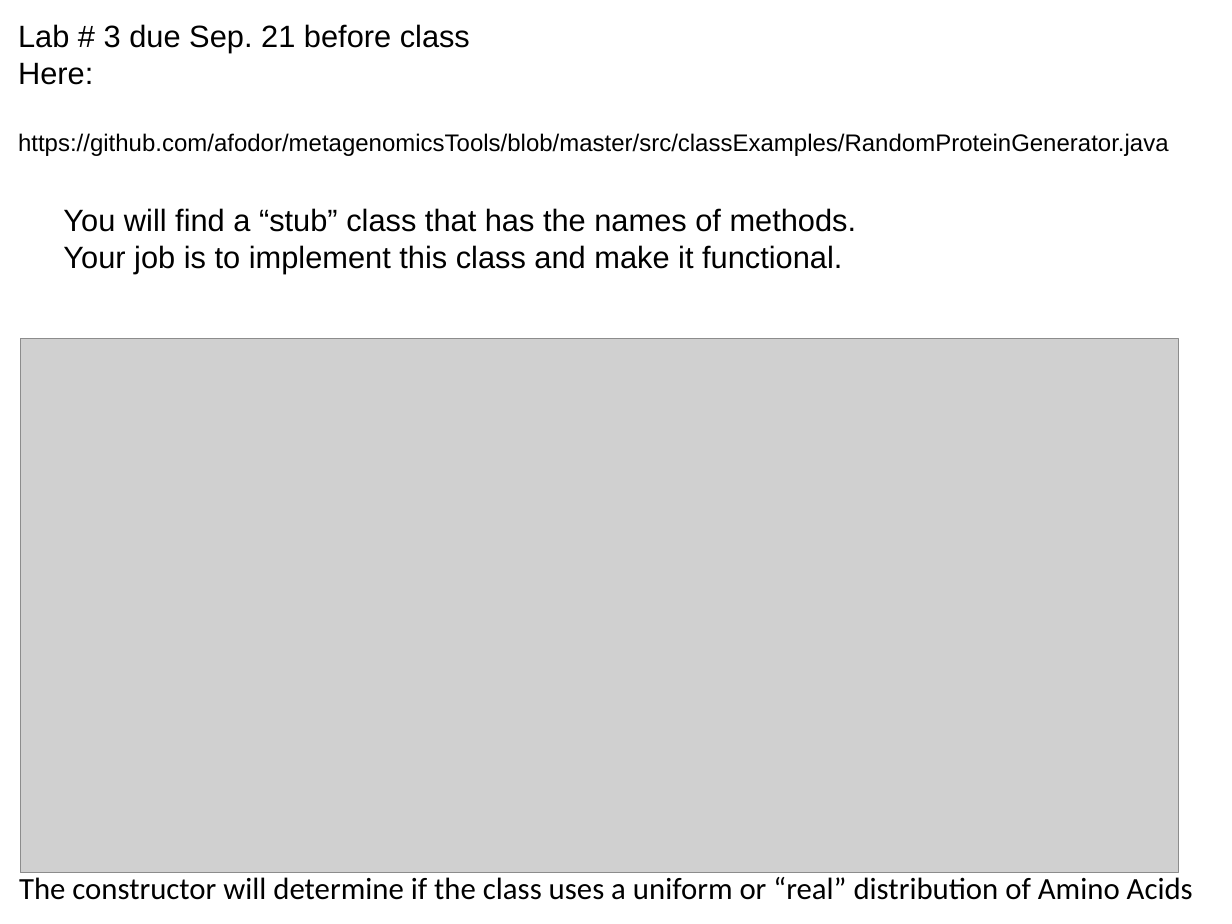
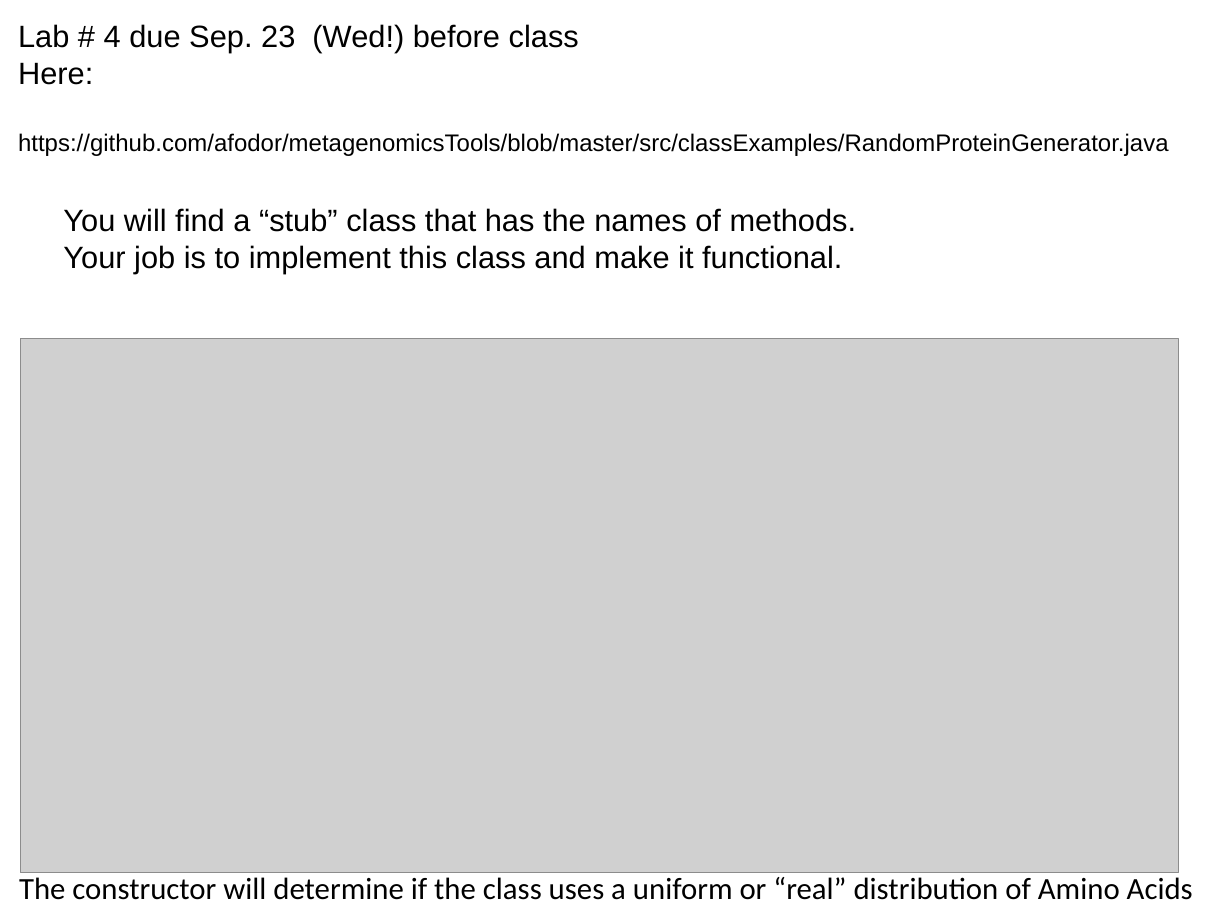
Before and after one commit to afodor/afodor.github.io, a slide deck: slide 2 of classes/prog2015/Lab4.pptx. Drawn at 1232x924 pixels with LibreOffice and Linux fonts; fonts in the diff are those of the drawing; grey boxes stand for pictures. Boxes give left, top, right and bottom in pixels: in the first picture for what was removed or moved away, otherwise in the second. Text is boxed around its words. In the diff, an @@ line names an element or a change of style, - is before the commit and + after.

```diff
--- a/classes/prog2015/Lab4.pptx
+++ b/classes/prog2015/Lab4.pptx
@@ text at [18,24,579,52]: text changed @@
-Lab # 3 due Sep. 21 before class
+Lab # 4 due Sep. 23 (Wed!) before class
```
Also in this commit, not shown: 1 other slide changed.
